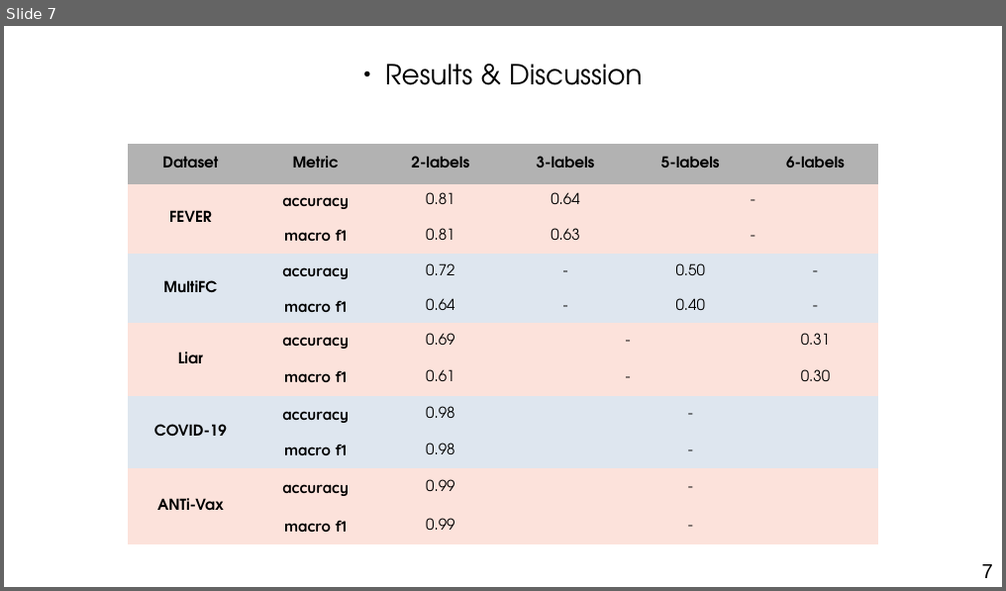
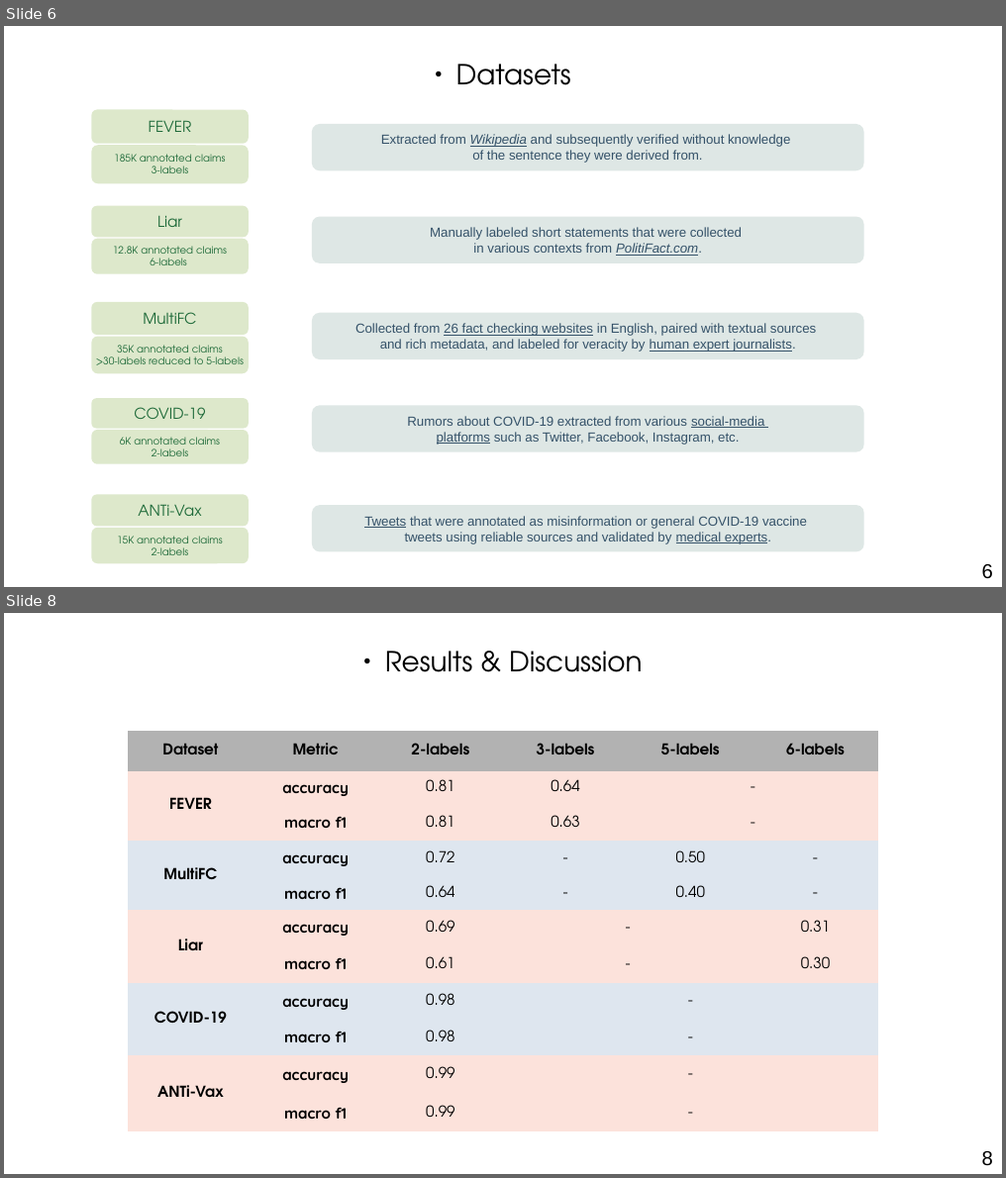
Before and after one commit to othmanelhoufi/LM-for-FactChecking, a slide deck: presentation/NLP_fact_checking.odp. Shown one above the other, each under a label of ours: slide 7 before the commit, slides 6 and 8 after it; the slides between them are not shown. The pictures are 1006x591 and 1006x1178 pixels, drawn with LibreOffice and Linux fonts; fonts in the diff are those of the drawing. Boxes give left, top, right and bottom in pixels: in the first picture for what was removed or moved away, otherwise in the second. Text is boxed around its words. In the diff, an @@ line names an element or a change of style, - is before the commit and + after.

```diff
--- a/presentation/NLP_fact_checking.odp
+++ b/presentation/NLP_fact_checking.odp
@@ slide 6 added at [4,26,1002,587], background #FFFFFF @@
@@ text added at [456,64,571,85], 22 pt, text #000000 @@
+● Datasets
@@ rounded rectangle added at [92,109,249,143], fill #DDE8CB, 12 pt, text #1E6A39 @@
+FEVER
@@ rounded rectangle added at [312,124,864,171], fill #DEE7E5, 10.5 pt, text #355269 @@
+Extracted from Wikipedia and subsequently verified without knowledge
+of the sentence they were derived from.
@@ rounded rectangle added at [92,146,249,184], fill #DDE8CB, 8 pt, text #1E6A39 @@
+185K annotated claims
+3-labels
@@ rounded rectangle added at [92,206,249,238], fill #DDE8CB, 12 pt, text #1E6A39 @@
+Liar
@@ rounded rectangle added at [312,217,864,265], fill #DEE7E5, 10.5 pt, text #355269 @@
+Manually labeled short statements that were collected
+in various contexts from PolitiFact.com.
@@ rounded rectangle added at [92,239,249,274], fill #DDE8CB, 8 pt, text #1E6A39 @@
+12.8K annotated claims
+6-labels
@@ rounded rectangle added at [92,302,249,335], fill #DDE8CB, 12 pt, text #1E6A39 @@
+MultiFC
@@ rounded rectangle added at [312,313,864,361], fill #DEE7E5, 10.5 pt, text #355269 @@
+Collected from 26 fact checking websites in English, paired with textual sources
+and rich metadata, and labeled for veracity by human expert journalists.
@@ rounded rectangle added at [92,337,249,373], fill #DDE8CB, 8 pt, text #1E6A39 @@
+35K annotated claims
+>30-labels reduced to 5-labels
@@ rounded rectangle added at [92,398,249,428], fill #DDE8CB, 12 pt, text #1E6A39 @@
+COVID-19
@@ rounded rectangle added at [312,405,864,453], fill #DEE7E5, 10.5 pt, text #355269 @@
+Rumors about COVID-19 extracted from various social-media
+platforms such as Twitter, Facebook, Instagram, etc.
@@ rounded rectangle added at [92,430,249,465], fill #DDE8CB, 8 pt, text #1E6A39 @@
+6K annotated claims
+2-labels
@@ rounded rectangle added at [92,495,249,527], fill #DDE8CB, 12 pt, text #1E6A39 @@
+ANTi-Vax
@@ rounded rectangle added at [92,528,249,564], fill #DDE8CB, 8 pt, text #1E6A39 @@
+15K annotated claims
+2-labels
@@ rounded rectangle added at [312,505,864,552], fill #DEE7E5, 10.5 pt, text #355269 @@
+Tweets that were annotated as misinformation or general COVID-19 vaccine
+tweets using reliable sources and validated by medical experts.
@@ page number added at [982,565,993,579], 16 pt, text #000000 @@
+6
@@ what was slide 7 is now slide 8 @@
@@ page number at [982,1152,993,1166]: text changed @@
-7
+8
```
Also in this commit, not shown: 5 slides changed, 1 other slide added, 1 other file.
